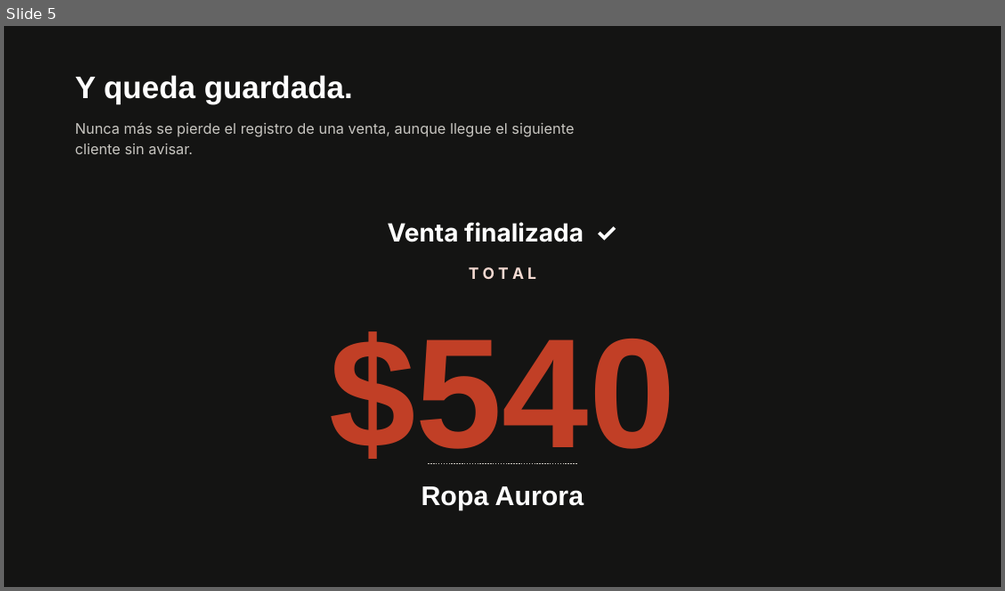
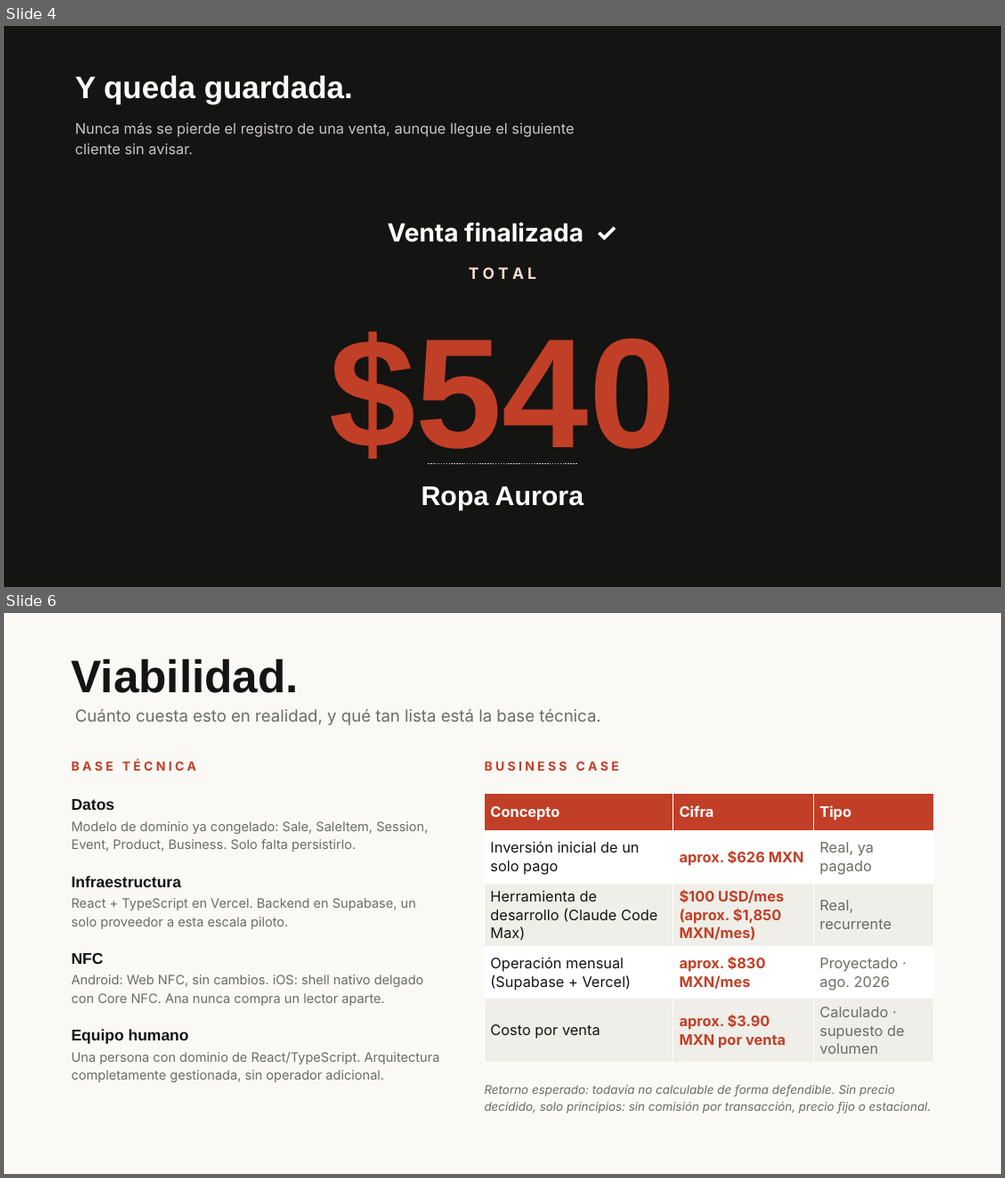
Before and after one commit to claudiafalcon/nahui, a slide deck: evidence/2026-08-22-demo-day/Nahui - Pitch Demo Day v2.pptx. Shown one above the other, each under a label of ours: slide 5 before the commit, slides 4 and 6 after it; the slides between them are not shown. The pictures are 1005x591 and 1005x1178 pixels, drawn with LibreOffice and Linux fonts; fonts in the diff are those of the drawing. Boxes give left, top, right and bottom in pixels: in the first picture for what was removed or moved away, otherwise in the second. Text is boxed around its words. In the diff, an @@ line names an element or a change of style, - is before the commit and + after.

```diff
--- a/evidence/2026-08-22-demo-day/Nahui - Pitch Demo Day v2.pptx
+++ b/evidence/2026-08-22-demo-day/Nahui - Pitch Demo Day v2.pptx
@@ slide 6 added at (4, 613, 1001, 1174), background #FFFFFF @@
@@ rectangle added at (4, 613, 1001, 1174), fill #FAF9F5 @@
@@ text added at (72, 658, 299, 693), 44 pt, text #141413, bold @@
+Viabilidad.
@@ text added at (75, 709, 600, 725), 16 pt, text #6B6B67 @@
+Cuánto cuesta esto en realidad, y qué tan lista está la base técnica.
@@ text added at (72, 760, 196, 771), 12 pt, text #C13F26, bold @@
+B A S E T É C N I C A
@@ text added at (485, 761, 618, 771), 12 pt, text #C13F26, bold @@
+B U S I N E S S C A S E
@@ text added at (72, 799, 428, 852), 12.5 pt, text #6B6B67 @@
+Datos
+Modelo de dominio ya congelado: Sale, SaleItem, Session, Event, Product, Business. Solo falta persistirlo.
@@ table added at (484, 793, 933, 1057), 5 rows, 3 columns @@
+Concepto | Cifra | Tipo
+Inversión inicial de un solo pago | aprox. $626 MXN | Real, ya pagado
+Herramienta de desarrollo (Claude Code Max) | $100 USD/mes (aprox. $1,850 MXN/mes) | Real, recurrente
+Operación mensual (Supabase + Vercel) | aprox. $830 MXN/mes | Proyectado · ago. 2026
+Costo por venta | aprox. $3.90 MXN por venta | Calculado · supuesto de volumen
@@ text added at (72, 876, 416, 929), 12.5 pt, text #6B6B67 @@
+Infraestructura
+React + TypeScript en Vercel. Backend en Supabase, un solo proveedor a esta escala piloto.
@@ text added at (72, 952, 424, 1005), 12.5 pt, text #6B6B67 @@
+NFC
+Android: Web NFC, sin cambios. iOS: shell nativo delgado con Core NFC. Ana nunca compra un lector aparte.
@@ text added at (72, 1029, 440, 1082), 12.5 pt, text #6B6B67 @@
+Equipo humano
+Una persona con dominio de React/TypeScript. Arquitectura completamente gestionada, sin operador adicional.
@@ text added at (485, 1085, 931, 1113), 11.5 pt, text #6B6B67, italic @@
+Retorno esperado: todavía no calculable de forma defendible. Sin precio decidido, solo principios: sin comisión por transacción, precio fijo o estacional.
@@ what was slide 5 is now slide 4 @@
```
Also in this commit, not shown: 2 slides changed, 1 other slide added, 1 slide removed, 1 other file.
